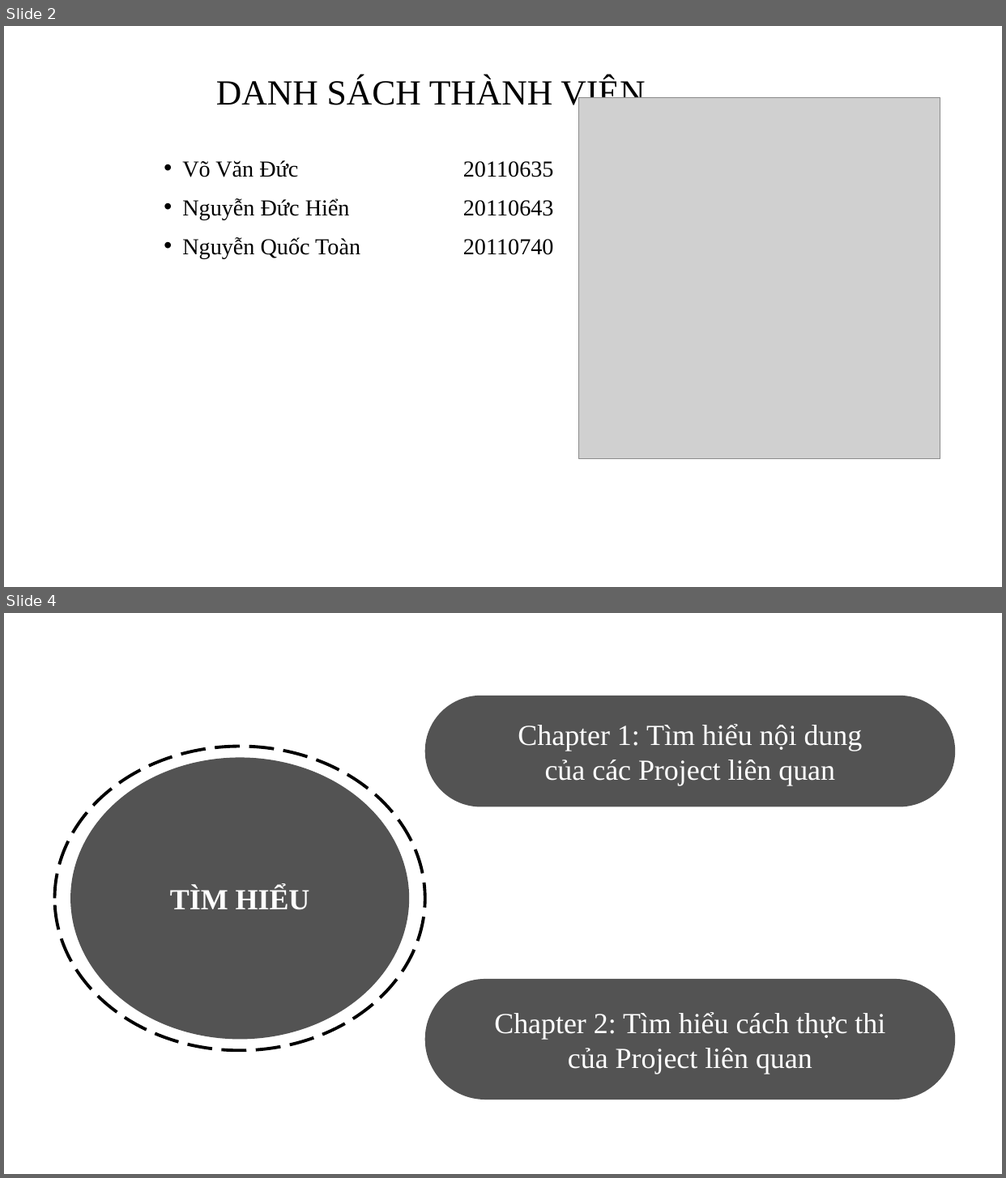
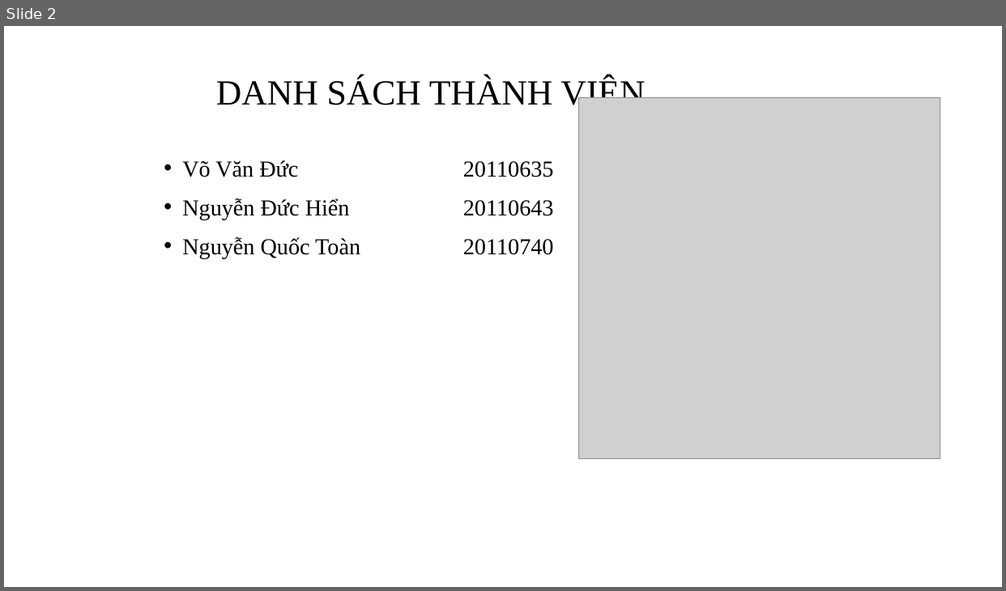
Before and after one commit to DucHienIT/ProjectCloudComputing-RemoteDockerController, a slide deck: Nhom2_thuyetTrinhVideoNhomTruoc.pptx. Shown one above the other, each under a label of ours: slides 2 and 4 before the commit, slide 2 after it; the slides between them are not shown. The pictures are 1006x1178 and 1006x591 pixels, drawn with LibreOffice and Linux fonts; fonts in the diff are those of the drawing; grey boxes stand for pictures; background and template pictures are left out. Boxes give left, top, right and bottom in pixels: in the first picture for what was removed or moved away, otherwise in the second. Text is boxed around its words. In the diff, an @@ line names an element or a change of style, - is before the commit and + after.

```diff
--- a/Nhom2_thuyetTrinhVideoNhomTruoc.pptx
+++ b/Nhom2_thuyetTrinhVideoNhomTruoc.pptx
@@ slide 4 removed at (4,613,1002,1174), background picture (left out) @@
@@ rounded rectangle removed at (424,696,955,807) @@
-Chapter 1: Tìm hiểu nội dung
-của các Project liên quan
@@ ellipse removed at (55,747,425,1051) @@
@@ ellipse removed at (70,757,409,1040) @@
-TÌM HIỂU
@@ rounded rectangle removed at (424,979,955,1100) @@
-Chapter 2: Tìm hiểu cách thực thi
-của Project liên quan
```
Also in this commit, not shown: 11 slides added, 9 other slides removed.
